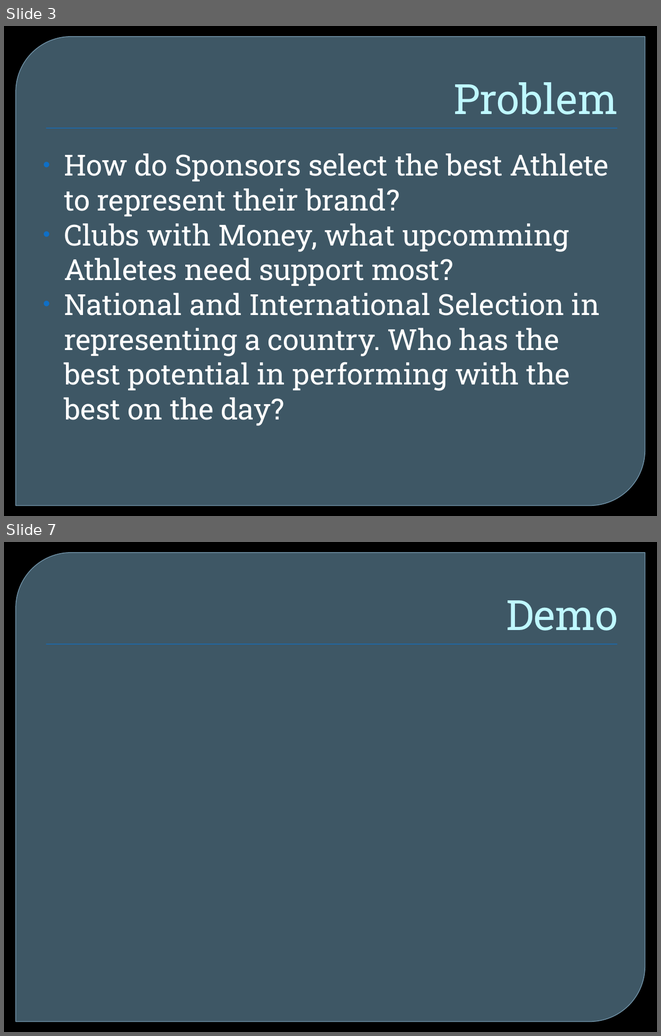
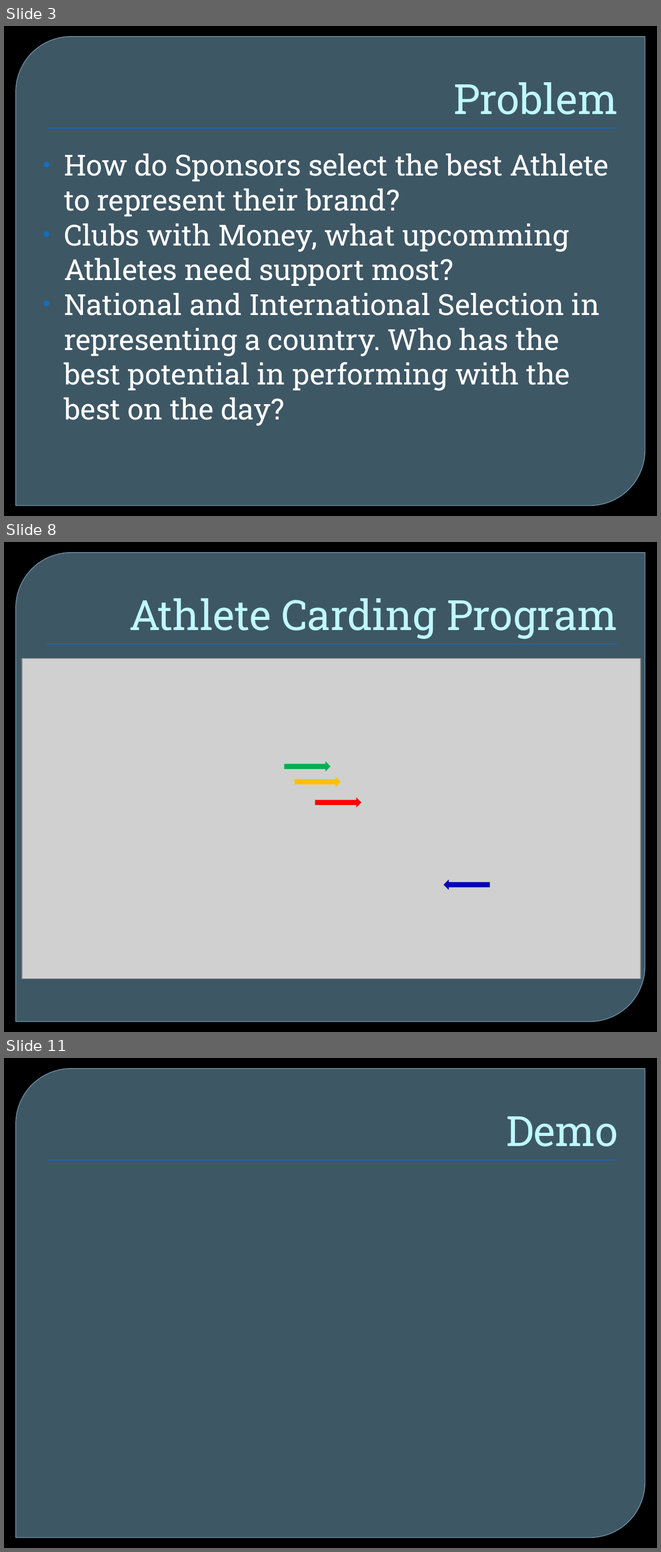
Before and after one commit to maveroke/PerformanceProgression, a slide deck: Report/Presentation 520.pptx. Shown one above the other, each under a label of ours: slides 3 and 7 before the commit, slides 3, 8 and 11 after it; the slides between them are not shown. The pictures are 661x1036 and 661x1552 pixels, drawn with LibreOffice and Linux fonts; fonts in the diff are those of the drawing; grey boxes stand for pictures; background and template pictures are left out. Boxes give left, top, right and bottom in pixels: in the first picture for what was removed or moved away, otherwise in the second. Text is boxed around its words. In the diff, an @@ line names an element or a change of style, - is before the commit and + after.

```diff
--- a/Report/Presentation 520.pptx
+++ b/Report/Presentation 520.pptx
@@ slide 8 added at (4,542,657,1032), background picture (left out); not listed: 2 template elements that a slide beside it also shows @@
@@ title added at (129,598,618,639), 46 pt, text #C0F7FF @@
+Athlete Carding Program
@@ picture added at (22,658,641,978) @@
@@ left arrow added at (284,761,330,772), fill #00B050 @@
@@ left arrow added at (294,776,341,787), fill #FFC000 @@
@@ left arrow added at (315,797,361,808), fill #FF0000 @@
@@ left arrow added at (443,880,490,890), fill #0404B8 @@
@@ what was slide 7 is now slide 11 @@
```
Also in this commit, not shown: 3 slides changed, 9 other slides added, 1 slide removed, 29 other files.
